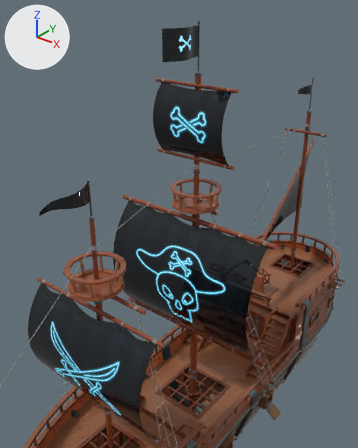
A saved change to the glTF model Assets/Models/Ship/Ship.gltf.
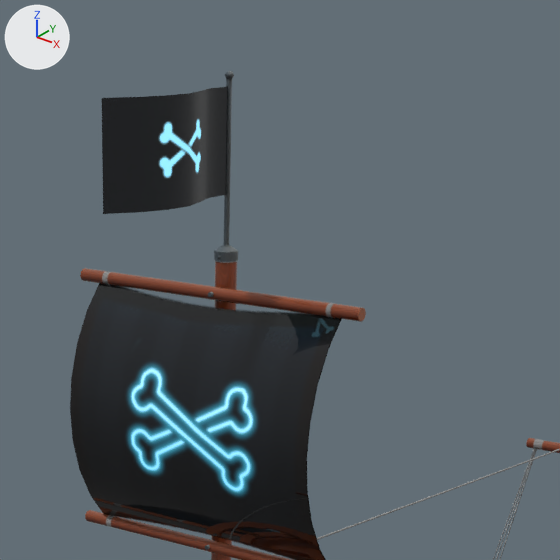
The first picture shows the older version from a camera (50 mm lens) standing at (19.82, -31.96, 39.51) and looking at (1.99, -9.67, 25.69). The close-ups show the older and then the newer version on the part from 37% to 82% of the width and 0% to 36% of the height of that picture. Only the edits that show in the close-ups are written down. The lights are fixed; the arrows at upper left show +X, +Y and +Z. Where no turn or scale is listed for an object, it has been applied to the vertices.

The first close-up shows 'MainFlag', 'MastMid', 'SailMid2' and 3 more.
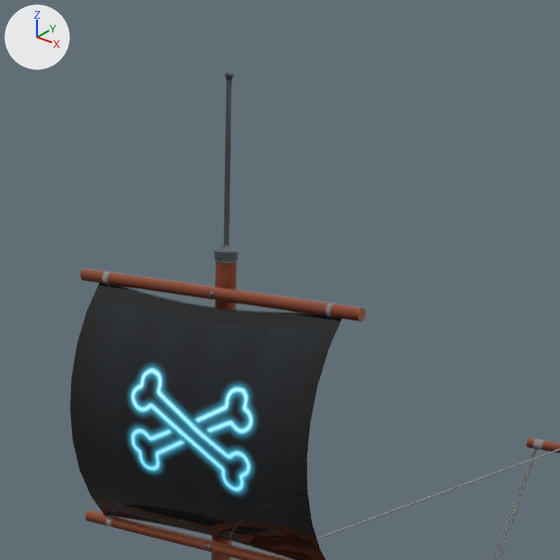
Diff of the bpy script that builds the scene:
```diff
--- a/Assets/Models/Ship/Ship.gltf.py
+++ b/Assets/Models/Ship/Ship.gltf.py
@@ ob_mainflag @@
-ob_mainflag = bpy.data.objects.new('MainFlag', me_mesh_027)
-ob_mainflag.location = (-0.9, -5.56, 36.05)
```

Boxes [x1, y1, x2, y2] around the edits, measured in the close-ups (560 x 560 px):
'MainFlag', deleted
    before: [102, 87, 228, 214]
